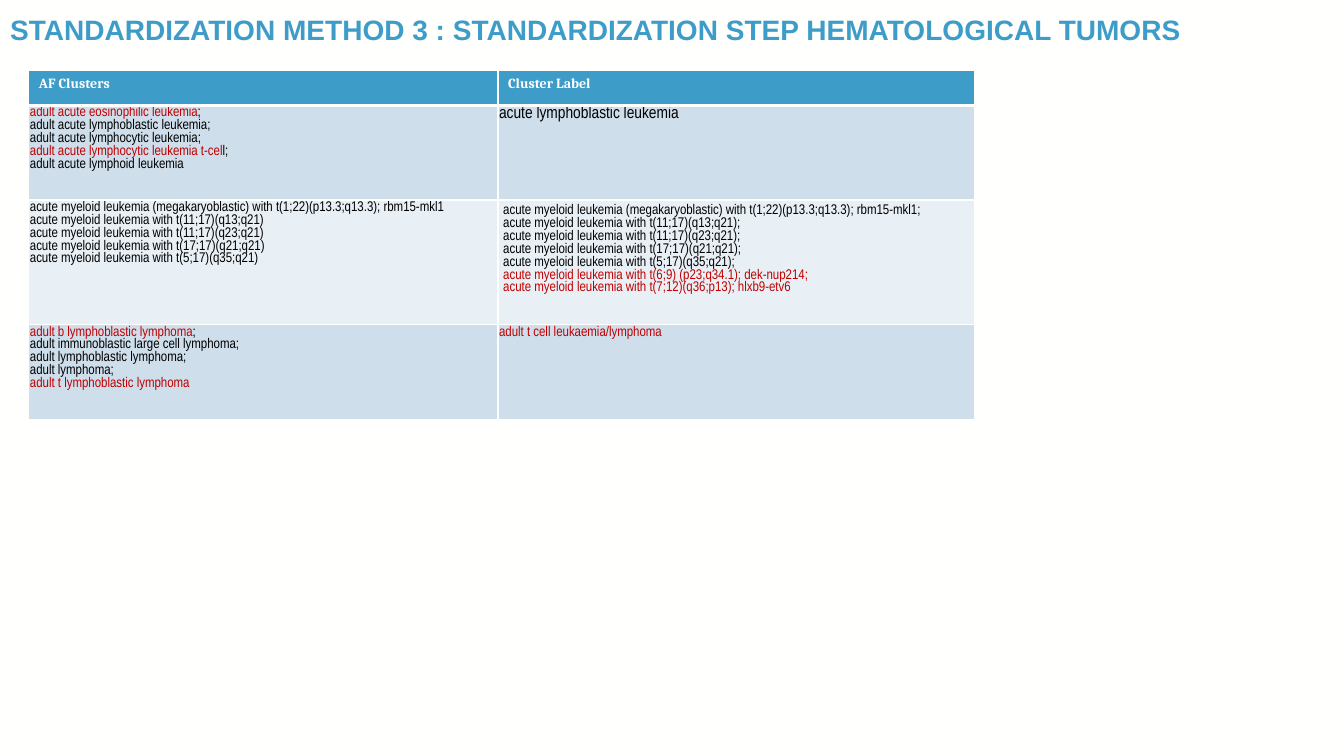
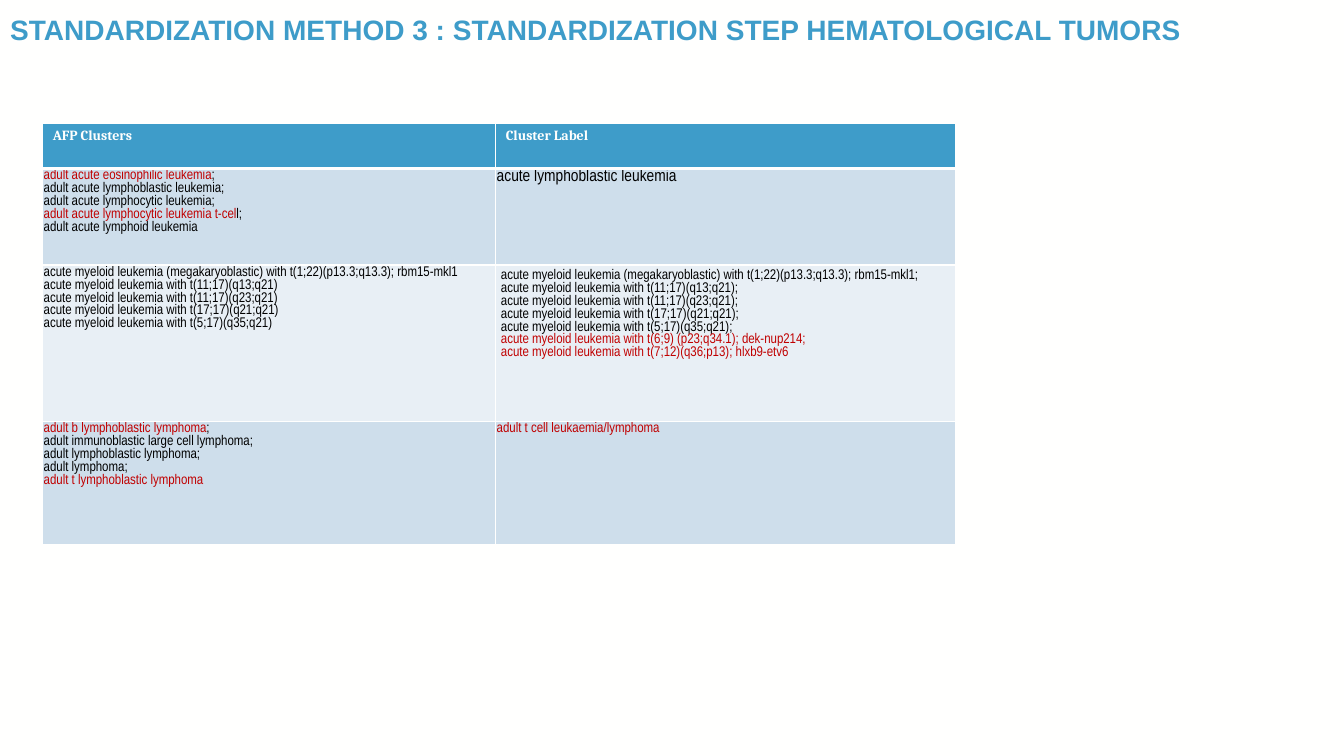
Before and after one commit to TaylorResearchLab/CANTOS, a slide deck: slide 32 of presentations/BIG_2024.pptx (slide 27 before the commit). Drawn at 1344x756 pixels with LibreOffice and Linux fonts; fonts in the diff are those of the drawing; background and template pictures are left out. Boxes give left, top, right and bottom in pixels: in the first picture for what was removed or moved away, otherwise in the second. Text is boxed around its words. In the diff, an @@ line names an element or a change of style, - is before the commit and + after.

```diff
--- a/presentations/BIG_2024.pptx
+++ b/presentations/BIG_2024.pptx
@@ table at <box>42,123,956,547</box> @@
-row 1, column 1: AF Clusters
+row 1, column 1: AFP Clusters
@@ table: place and size @@
-table at <box>29,71,975,454</box>
+table at <box>42,123,956,547</box>
```
Also in this commit, not shown: 15 other slides changed, 7 slides added, 2 slides removed, 1 other file.
